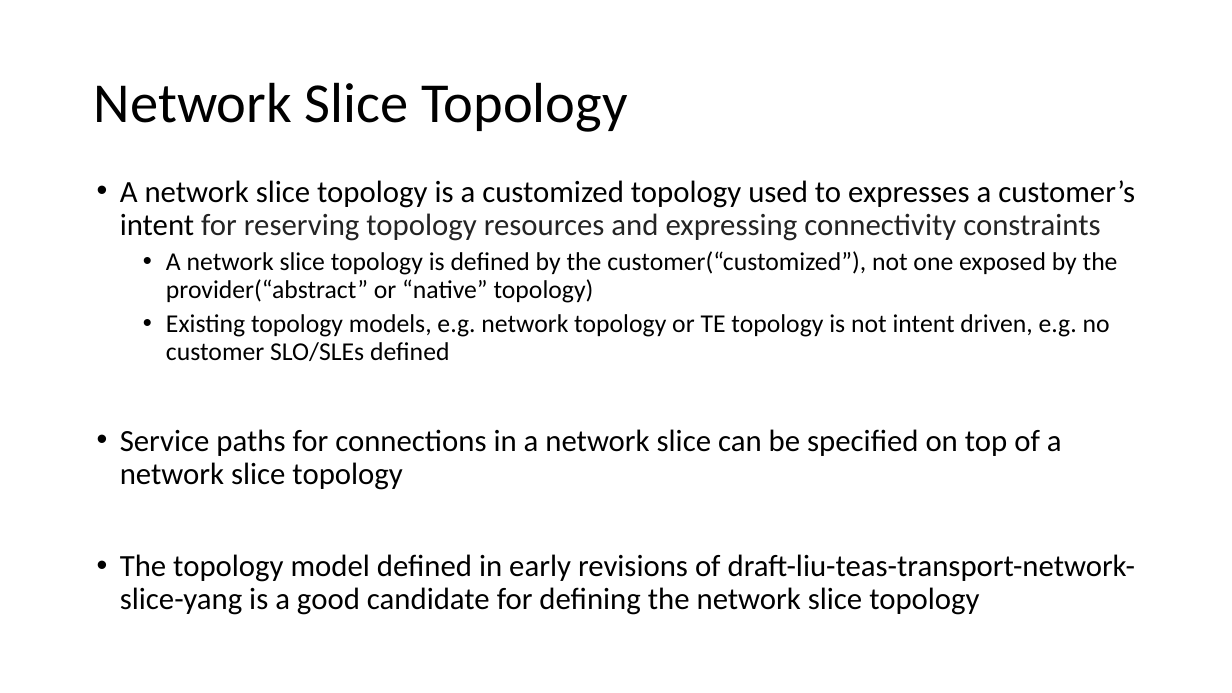
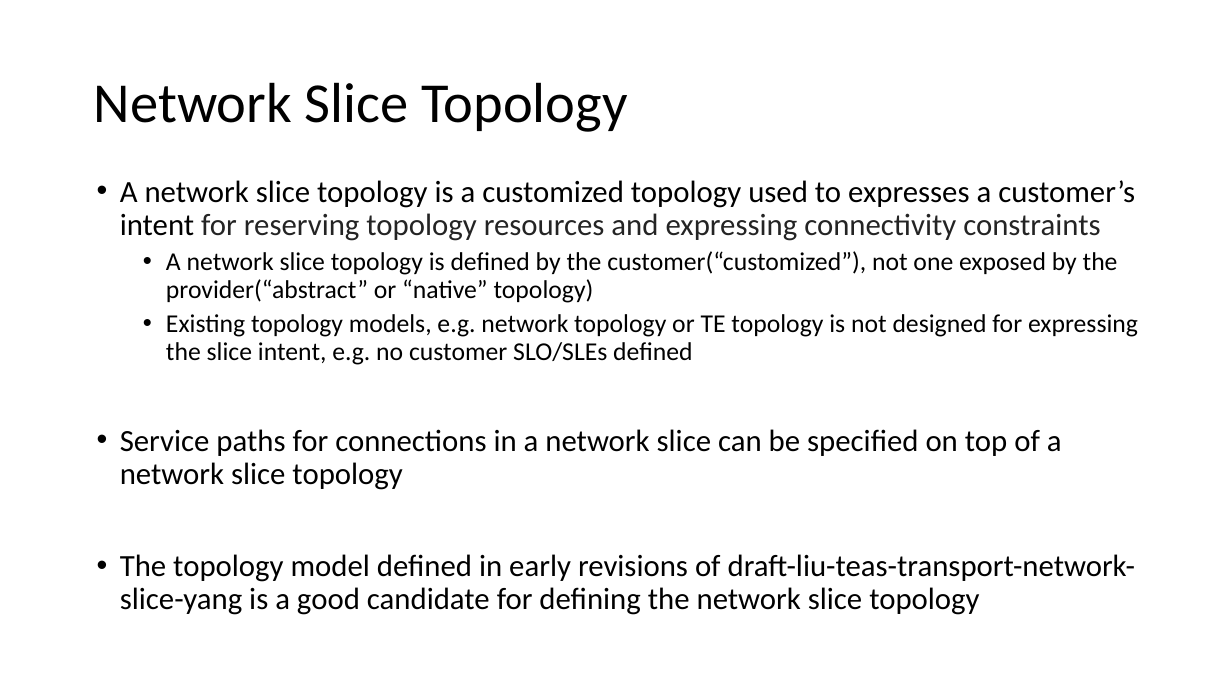
Before and after one commit to aguoietf/Public_material_for_standards, a slide deck: slide 3 of draft-liu-teas-transport-network-slice-yang-06.pptx. Drawn at 1232x693 pixels with LibreOffice and Linux fonts; fonts in the diff are those of the drawing. Boxes give left, top, right and bottom in pixels: in the first picture for what was removed or moved away, otherwise in the second. Text is boxed around its words. In the diff, an @@ line names an element or a change of style, - is before the commit and + after.

```diff
--- a/draft-liu-teas-transport-network-slice-yang-06.pptx
+++ b/draft-liu-teas-transport-network-slice-yang-06.pptx
@@ text at [166, 314, 1138, 365]: text changed @@
-  • Existing topology models, e.g. network topology or TE topology is not intent driven, e.g. no customer SLO/SLEs defined
+  • Existing topology models, e.g. network topology or TE topology is not designed for expressing the slice intent, e.g. no customer SLO/SLEs defined
```
Also in this commit, not shown: 2 other slides changed, 1 other file.
